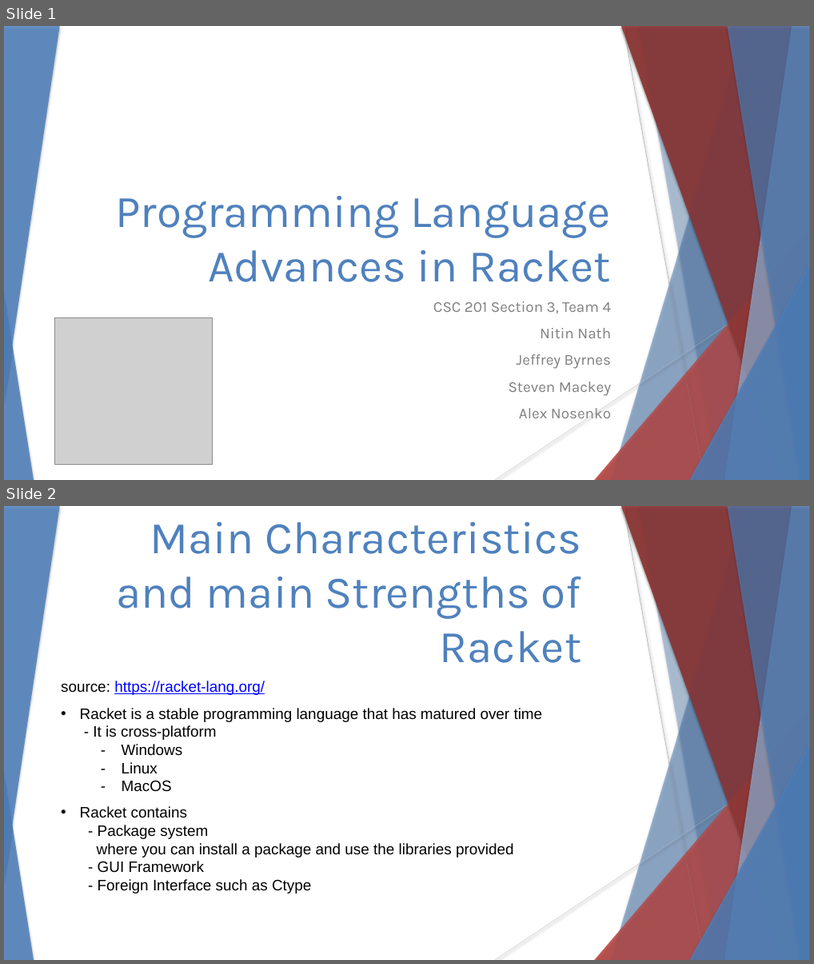
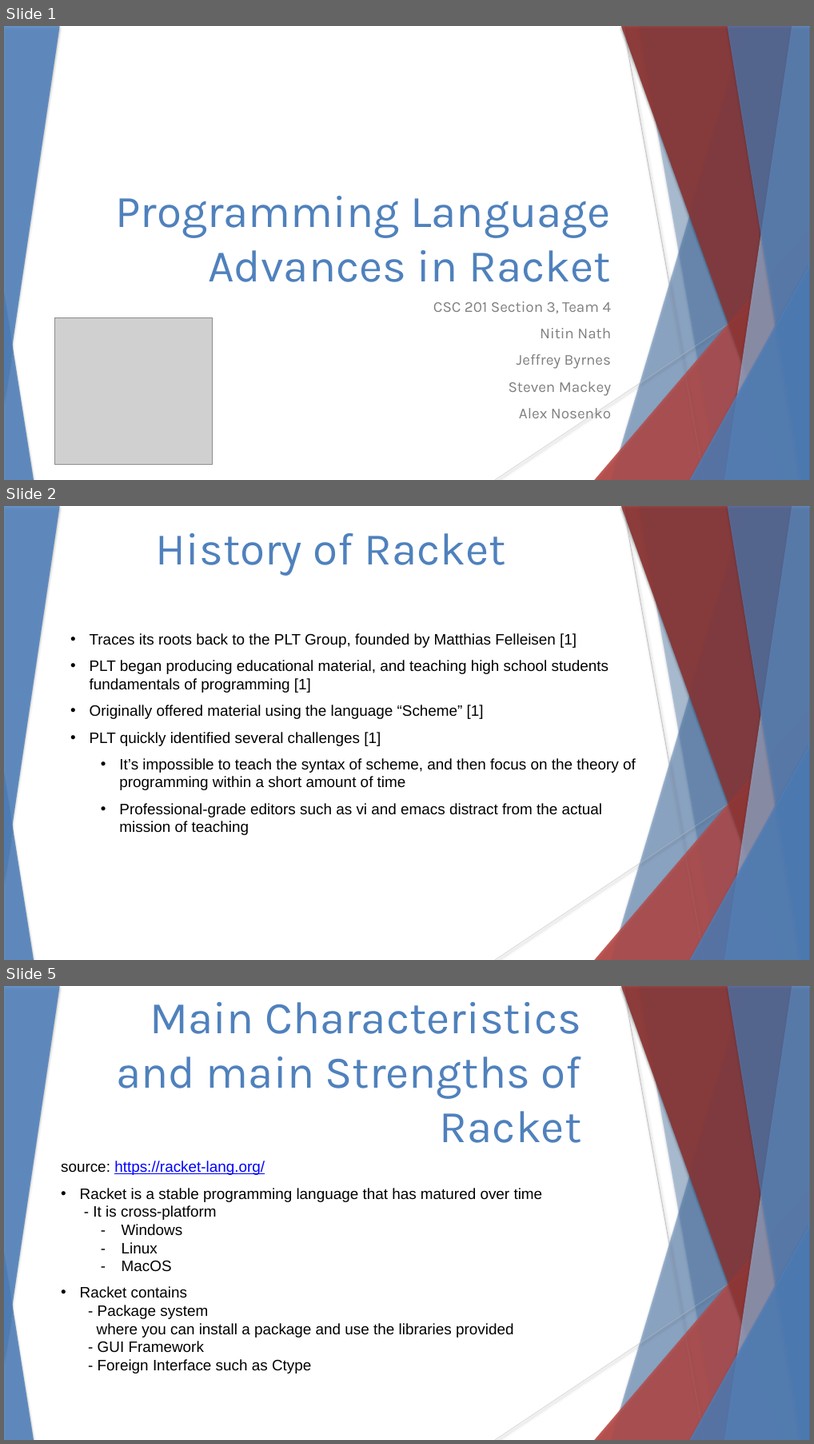
Before and after one commit to stevester94/CSC201_Project, a slide deck: CSC201Sec3Proj3Team4.pptx. Shown one above the other, each under a label of ours: slides 1 and 2 before the commit, slides 1, 2 and 5 after it; the slides between them are not shown. The pictures are 814x964 and 814x1444 pixels, drawn with LibreOffice and Linux fonts; fonts in the diff are those of the drawing; grey boxes stand for pictures. Boxes give left, top, right and bottom in pixels: in the first picture for what was removed or moved away, otherwise in the second. Text is boxed around its words. In the diff, an @@ line names an element or a change of style, - is before the commit and + after.

Commit message:
First pass at history of racket

```diff
--- a/CSC201Sec3Proj3Team4.pptx
+++ b/CSC201Sec3Proj3Team4.pptx
@@ slide 2 added at box(4, 506, 810, 960), background #FFFFFF; not listed: 18 template elements that a slide beside it also shows @@
@@ text added at box(156, 533, 506, 576), 54 pt, text #4F81BD @@
+History of Racket
@@ text added at box(90, 633, 636, 835), 18 pt, text #000000 @@
+• Traces its roots back to the PLT Group, founded by Matthias Felleisen [1]
+• PLT began producing educational material, and teaching high school students fundamentals of programming [1]
+• Originally offered material using the language “Scheme” [1]
+• PLT quickly identified several challenges [1]
+  • It’s impossible to teach the syntax of scheme, and then focus on the theory of programming within a short amount of time
+  • Professional-grade editors such as vi and emacs distract from the actual mission of teaching
@@ what was slide 2 is now slide 5 @@
```
Also in this commit, not shown: 3 other slides added.
